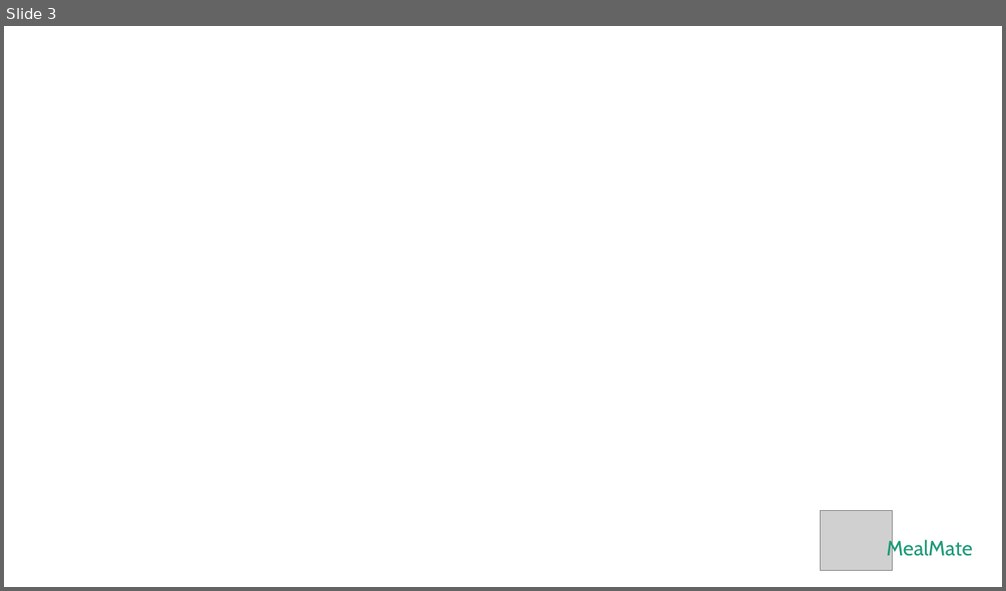
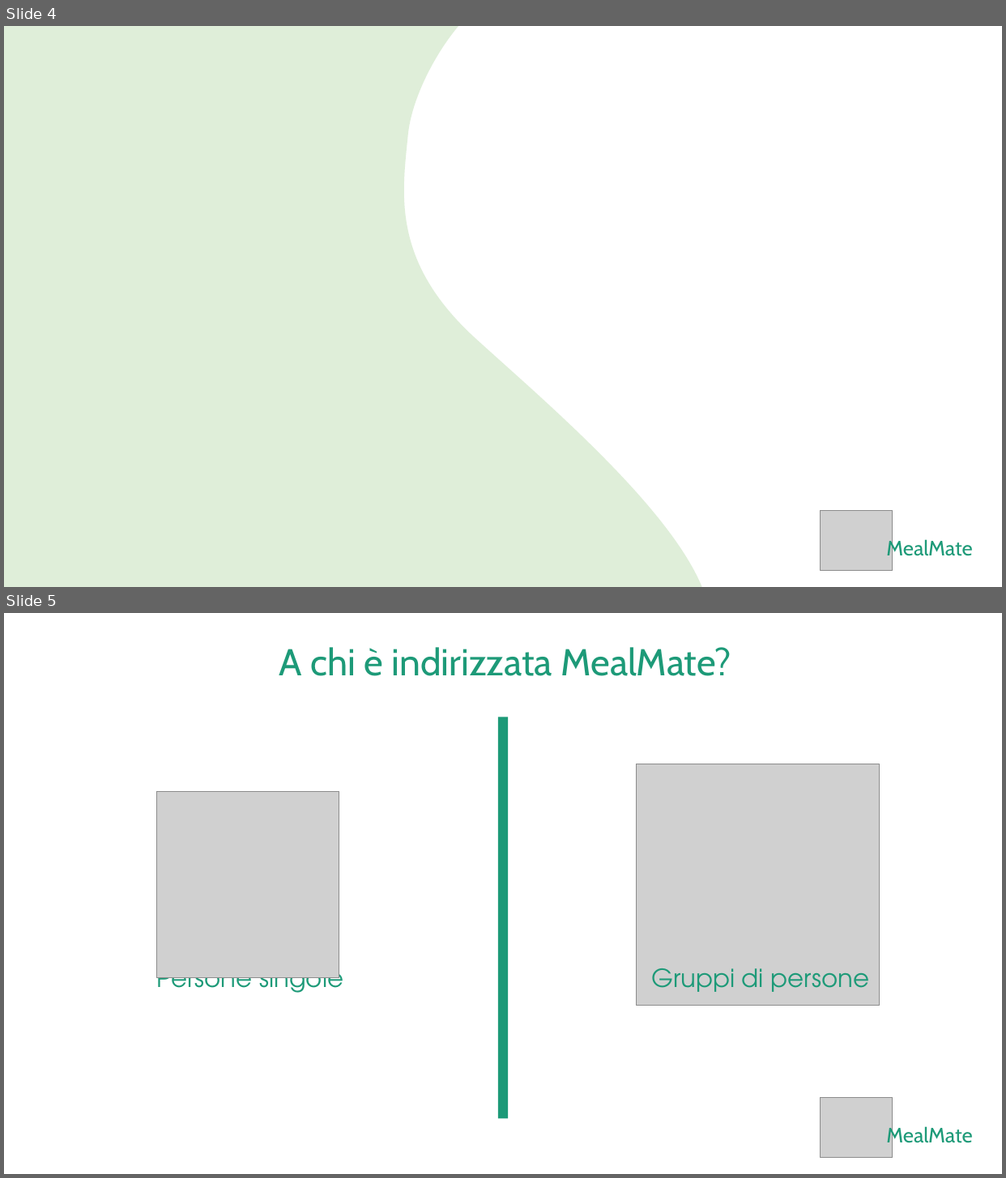
Before and after one commit to DanieleDAmbrosi/MealMate, a slide deck: documents/Presentation/MealMate.pptx. Shown one above the other, each under a label of ours: slide 3 before the commit, slides 4 and 5 after it. The pictures are 1006x591 and 1006x1178 pixels, drawn with LibreOffice and Linux fonts; fonts in the diff are those of the drawing; grey boxes stand for pictures; background and template pictures are left out. Boxes give left, top, right and bottom in pixels: in the first picture for what was removed or moved away, otherwise in the second. Text is boxed around its words. In the diff, an @@ line names an element or a change of style, - is before the commit and + after.

```diff
--- a/documents/Presentation/MealMate.pptx
+++ b/documents/Presentation/MealMate.pptx
@@ slide 5 added at (x1=4, y1=613, x2=1002, y2=1174), background picture (left out) @@
@@ text added at (x1=279, y1=647, x2=731, y2=676), 36 pt, text #1D9A78 @@
+A chi è indirizzata MealMate?
@@ rectangle added at (x1=498, y1=717, x2=508, y2=1119), fill #1D9A78 @@
@@ picture added at (x1=637, y1=764, x2=879, y2=1006) @@
@@ picture added at (x1=157, y1=791, x2=339, y2=978) @@
@@ text added at (x1=156, y1=961, x2=343, y2=999), 24 pt, text #1D9A78 @@
+Persone singole
@@ text added at (x1=651, y1=969, x2=869, y2=992), 24 pt, text #1D9A78 @@
+Gruppi di persone
@@ picture added at (x1=820, y1=1098, x2=893, y2=1159) @@
@@ text added at (x1=886, y1=1126, x2=972, y2=1148), 20 pt, text #1D9A78 @@
+MealMate
@@ what was slide 3 is now slide 4 @@
@@ slide 4 changed as well @@
@@ freeform shape added at (x1=4, y1=26, x2=710, y2=587), fill #61AC43 at 20% opacity @@
```
Also in this commit, not shown: 2 other slides changed, 2 other slides added, 1 slide removed, 1 other file.
